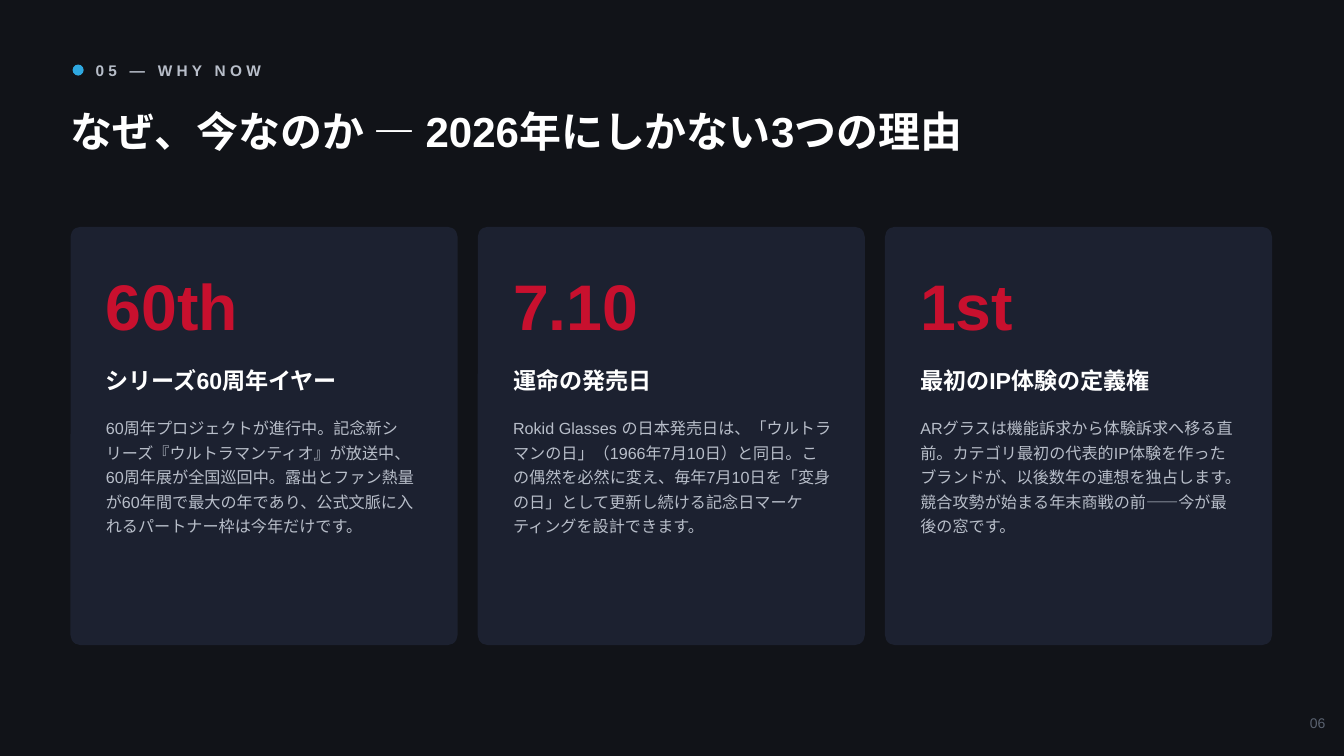
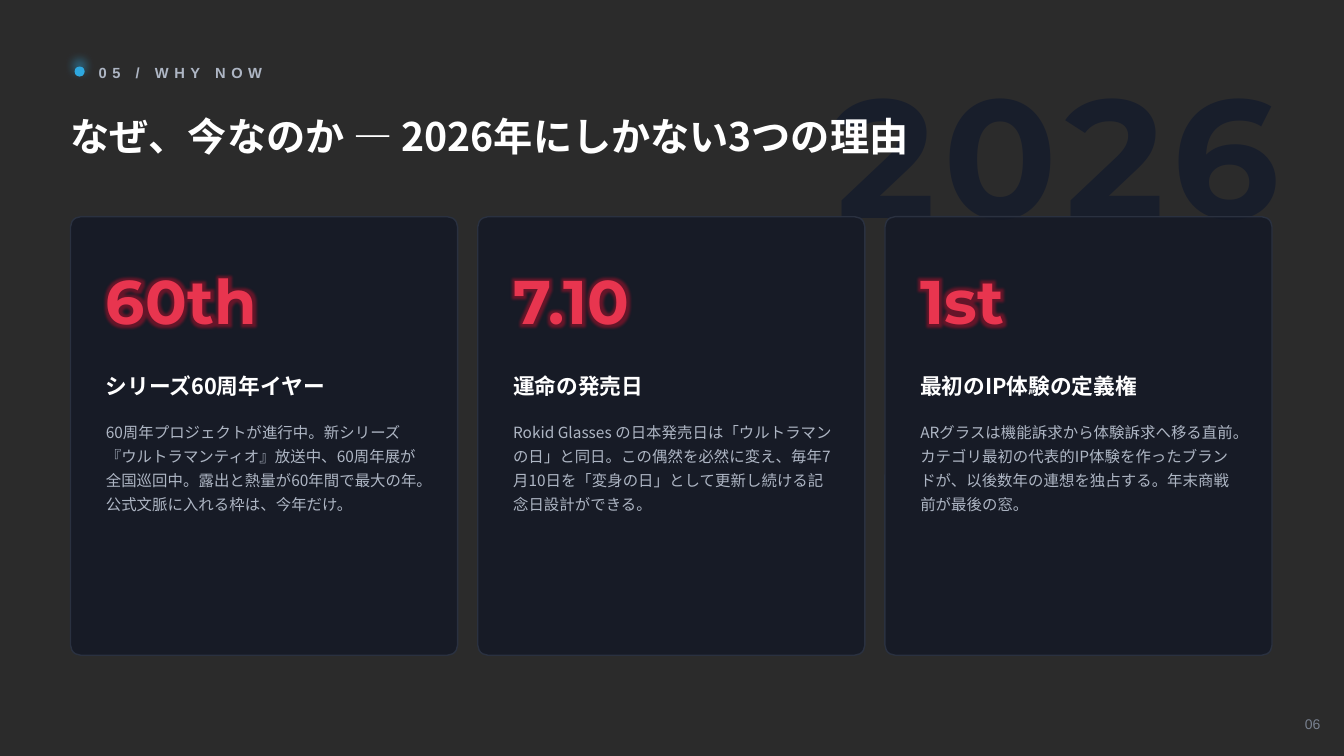
Before and after one commit to hayatoshintani-spe/kessho-lens, a slide deck: slide 6 of docs/proposals/rokid-ultraman-pitch.pptx. Drawn at 1344x756 pixels with LibreOffice and Linux fonts; fonts in the diff are those of the drawing; background and template pictures are left out; a plain dark background stands for a picture behind light text. Boxes give left, top, right and bottom in pixels: in the first picture for what was removed or moved away, otherwise in the second. Text is boxed around its words. In the diff, an @@ line names an element or a change of style, - is before the commit and + after.

```diff
--- a/docs/proposals/rokid-ultraman-pitch.pptx
+++ b/docs/proposals/rokid-ultraman-pitch.pptx
@@ background #111318 to picture (left out) @@
@@ ellipse at [75, 67, 85, 77]: shadow on @@
@@ text at [99, 68, 262, 78]: text changed; size 11 to 10.5 pt; text colour #B8BEC9 to #AEB6C4 @@
-05 — WHY NOW
+05 / WHY NOW
@@ text "なぜ、今なのか — 2026年にしかない3つの理由" at [71, 117, 908, 155]: size 30 to 28 pt, font Arial to Noto Sans CJK JP @@
@@ text added at [836, 117, 1279, 155], 120 pt, text #181E2B, bold @@
+2026
@@ fill #1C2130 to #141926 at 86% opacity; outline none to #2A3140 1 pt in 3 elements at [478, 217, 865, 655], [885, 217, 1272, 655], [71, 217, 458, 655] @@
@@ rounded rectangle: place and size @@
-rounded rectangle at [71, 227, 458, 645]
+rounded rectangle at [71, 217, 458, 655]
@@ rounded rectangle: place and size @@
-rounded rectangle at [478, 227, 865, 645]
+rounded rectangle at [478, 217, 865, 655]
@@ rounded rectangle: place and size @@
-rounded rectangle at [885, 227, 1272, 645]
+rounded rectangle at [885, 217, 1272, 655]
@@ text "60th": place and size @@
-text "60th" at [106, 283, 238, 331]
+text "60th" at [106, 264, 257, 339]
@@ size 46 to 44 pt, font Arial to Montserrat, text colour #C8102E to #E8354F in 3 elements at [106, 264, 257, 339], [513, 279, 629, 327], [920, 280, 1004, 325] @@
@@ size 16.5 to 15.5 pt, font Arial to Noto Sans CJK JP in 3 elements at [106, 375, 325, 396], [513, 375, 643, 396], [920, 375, 1137, 396] @@
@@ text at [106, 425, 432, 511]: text changed; size 11.5 to 11 pt; font Arial to Noto Sans CJK JP; text colour #B8BEC9 to #AEB6C4 @@
-60周年プロジェクトが進行中。記念新シリーズ『ウルトラマンティオ』が放送中、60周年展が全国巡回中。露出とファン熱量が60年間で最大の年であり、公式文脈に入れるパートナー枠は今年だけです。
+60周年プロジェクトが進行中。新シリーズ『ウルトラマンティオ』放送中、60周年展が全国巡回中。露出と熱量が60年間で最大の年。公式文脈に入れる枠は、今年だけ。
@@ text at [513, 425, 831, 511]: text changed; size 11.5 to 11 pt; font Arial to Noto Sans CJK JP; text colour #B8BEC9 to #AEB6C4 @@
-Rokid Glasses の日本発売日は、「ウルトラマンの日」（1966年7月10日）と同日。この偶然を必然に変え、毎年7月10日を「変身の日」として更新し続ける記念日マーケティングを設計できます。
+Rokid Glasses の日本発売日は「ウルトラマンの日」と同日。この偶然を必然に変え、毎年7月10日を「変身の日」として更新し続ける記念日設計ができる。
@@ text at [920, 425, 1248, 511]: text changed; size 11.5 to 11 pt; font Arial to Noto Sans CJK JP; text colour #B8BEC9 to #AEB6C4 @@
-ARグラスは機能訴求から体験訴求へ移る直前。カテゴリ最初の代表的IP体験を作ったブランドが、以後数年の連想を独占します。競合攻勢が始まる年末商戦の前——今が最後の窓です。
+ARグラスは機能訴求から体験訴求へ移る直前。カテゴリ最初の代表的IP体験を作ったブランドが、以後数年の連想を独占する。年末商戦前が最後の窓。
@@ text "06" at [1305, 719, 1321, 729]: text colour #5A6270 to #78808F @@
```
Also in this commit, not shown: 9 other slides changed.
